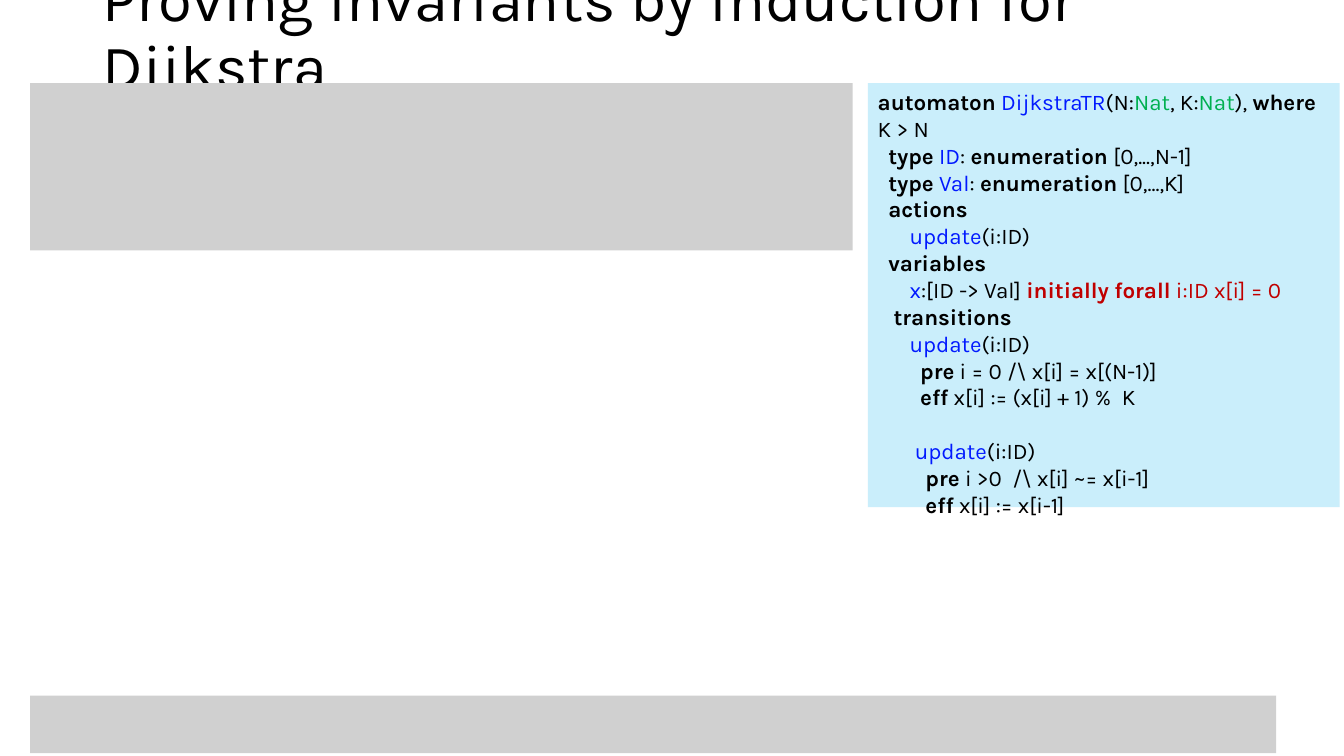
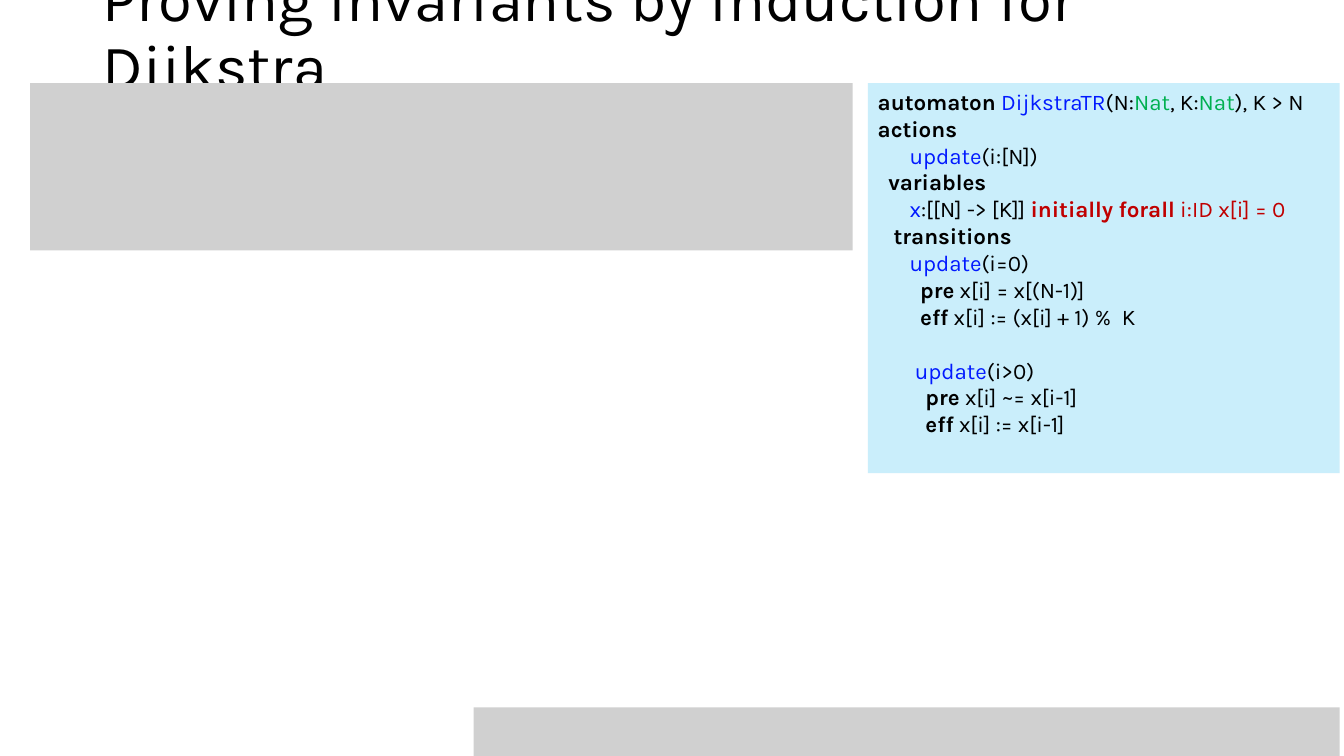
Before and after one commit to sayanmitracode/cpsbooksite, a slide deck: slide 24 of Slides/2025/L2_AutomataReach.pptx (slide 22 before the commit). Drawn at 1344x756 pixels with LibreOffice and Linux fonts; fonts in the diff are those of the drawing; grey boxes stand for pictures. Boxes give left, top, right and bottom in pixels: in the first picture for what was removed or moved away, otherwise in the second. Text is boxed around its words. In the diff, an @@ line names an element or a change of style, - is before the commit and + after.

```diff
--- a/Slides/2025/L2_AutomataReach.pptx
+++ b/Slides/2025/L2_AutomataReach.pptx
@@ rectangle "automaton DijkstraTR(N:Nat, K:Nat), K > ...": place and size @@
-rectangle "automaton DijkstraTR(N:Nat, K:Nat), K > ..." at (868,83,1340,507)
+rectangle "automaton DijkstraTR(N:Nat, K:Nat), K > ..." at (868,83,1340,473)
@@ text in rectangle at (878,94,1303,116): text changed @@
-automaton DijkstraTR(N:Nat, K:Nat), where K > N
-type ID: enumeration [0,...,N-1]
-type Val: enumeration [0,...,K]
+automaton DijkstraTR(N:Nat, K:Nat), K > N
@@ text in rectangle at (910,147,1038,170): text changed; text colour #0119FF to #000000 @@
-update(i:ID)
+update(i:[N])
@@ text in rectangle at (910,200,1285,223): text changed @@
-x:[ID -> Val] initially forall i:ID x[i] = 0
+x:[[N] -> [K]] initially forall i:ID x[i] = 0
@@ text in rectangle at (910,255,1085,304): text changed @@
-update(i:ID)
-pre i = 0 /\ x[i] = x[(N-1)]
+update(i=0)
+pre x[i] = x[(N-1)]
@@ text in rectangle at (915,363,1078,411): text changed @@
-update(i:ID)
-pre i >0 /\ x[i] ~= x[i-1]
+update(i>0)
+pre x[i] ~= x[i-1]
@@ picture: place and size @@
-picture at (30,696,1276,753)
+picture at (474,708,1340,756)
```
Also in this commit, not shown: 4 other slides changed, 2 slides added, 2 other files.
